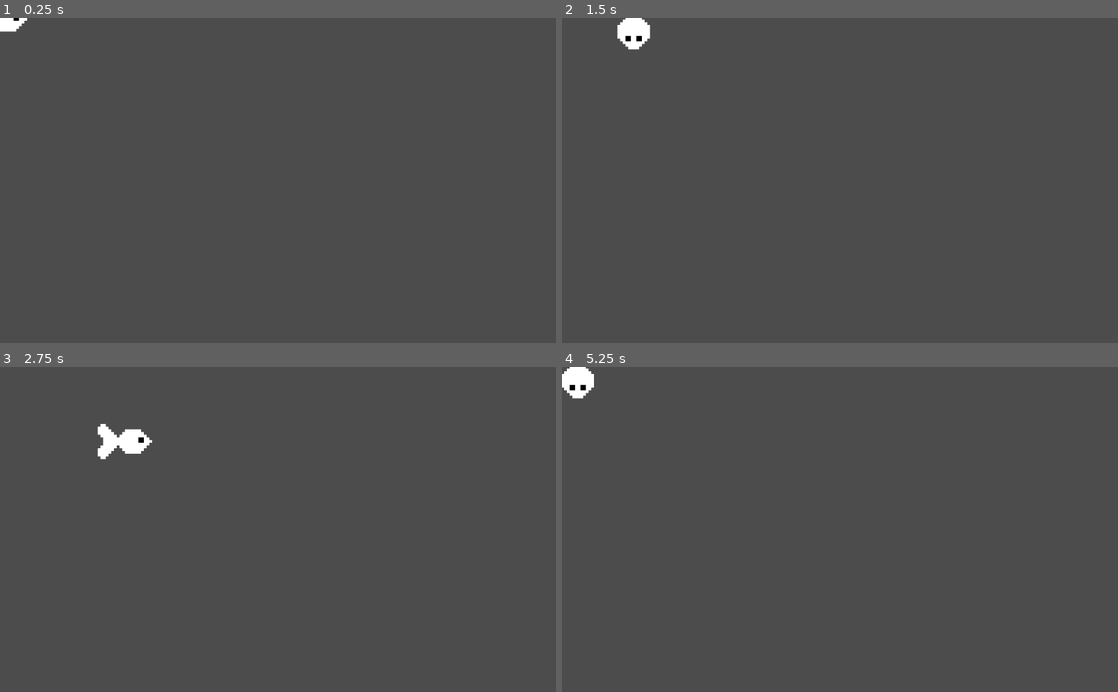
Above: before the commit, frames 1-4 (two rows, left to right).
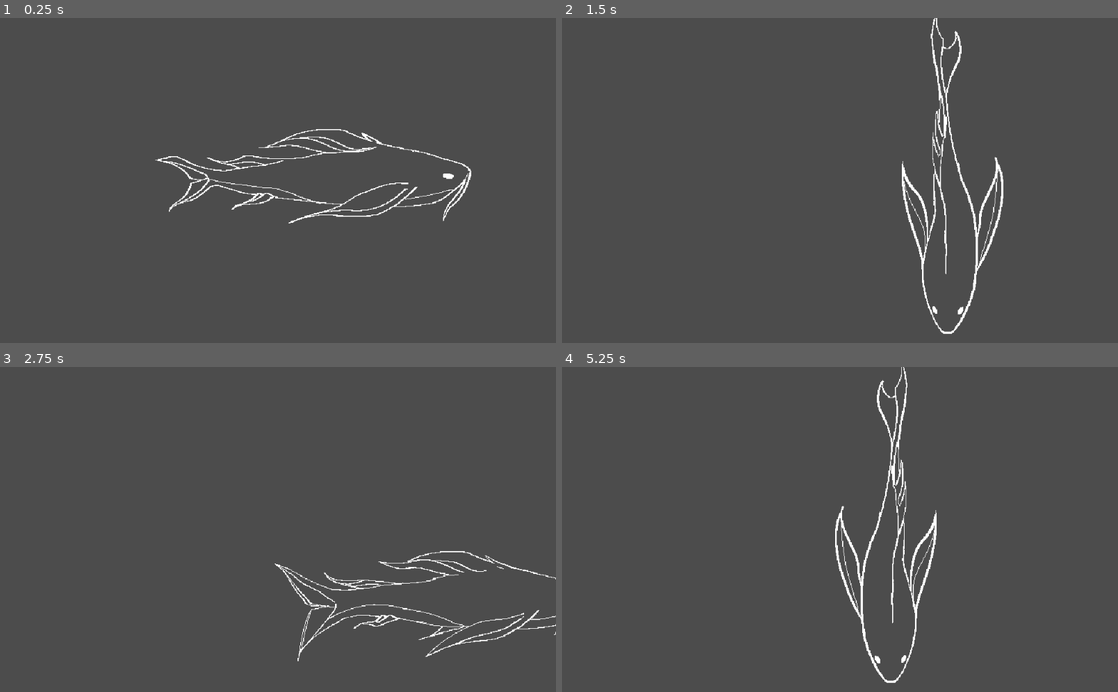
Above: after the commit, the same moments.

Repository: Alaliszon121/BlackAndWhiteGameJam
Game: Godot game, scene res://Player/Player.tscn
Same seed, same stepped clock (60 frames per second), same inputs: the game is played once before the commit and once after it. The project has no main scene, so this scene is started directly.
Inputs:
- Up to frame 1 (0.25 s): no input
- Up to frame 2 (1.5 s): hold Right (ui_right) 0.53-1.28 s; hold Down (ui_down) from 1.28 s (still down)
- Up to frame 3 (2.75 s): release Down (ui_down) at 2.03 s; hold Right (ui_right) from 2.03 s (still down)
- Up to frame 4 (5.25 s): release Right (ui_right) at 2.78 s; hold Up (ui_up) 2.78-3.53 s; hold Left (ui_left) 3.53-5.03 s; hold Down (ui_down) from 5.03 s (still down)

The runs differ from the first frame. In frame 1, 1.8% of the frame differs, in the area x 0-85%, y 0-64%; in frame 2, 2.3%, in the area x 9-80%, y 0-98%; in frame 3, 2.0%; in frame 4, 2.3%.

Commit message:
Fish animation

Diff:
--- a/MazeInTheDeep/Player/Player.tscn
+++ b/MazeInTheDeep/Player/Player.tscn
@@ -1,30 +1,77 @@
-[gd_scene load_steps=24 format=2]
-
-[ext_resource path="res://ASSETS/player/fish1.png" type="Texture" id=1]
+[gd_scene load_steps=37 format=2]
+
+[ext_resource path="res://ASSETS/Fish- Side.png" type="Texture" id=1]
 [ext_resource path="res://Player/Player.gd" type="Script" id=2]
-[ext_resource path="res://ASSETS/player/fish2.png" type="Texture" id=3]
+[ext_resource path="res://ASSETS/Fish- Up.png" type="Texture" id=4]
+
+[sub_resource type="AtlasTexture" id=33]
+atlas = ExtResource( 1 )
+region = Rect2( 0, 0, 512, 512 )
+
+[sub_resource type="AtlasTexture" id=34]
+atlas = ExtResource( 1 )
+region = Rect2( 512, 0, 512, 512 )
+
+[sub_resource type="AtlasTexture" id=35]
+atlas = ExtResource( 1 )
+region = Rect2( 1024, 0, 512, 512 )
+
+[sub_resource type="AtlasTexture" id=36]
+atlas = ExtResource( 1 )
+region = Rect2( 1536, 0, 512, 512 )
+
+[sub_resource type="AtlasTexture" id=37]
+atlas = ExtResource( 1 )
+region = Rect2( 2048, 0, 512, 512 )
+
+[sub_resource type="AtlasTexture" id=25]
+atlas = ExtResource( 4 )
+region = Rect2( 0, 0, 512, 512 )
+
+[sub_resource type="AtlasTexture" id=26]
+atlas = ExtResource( 4 )
+region = Rect2( 512, 0, 512, 512 )
+
+[sub_resource type="AtlasTexture" id=27]
+atlas = ExtResource( 4 )
+region = Rect2( 0, 0, 512, 512 )
+
+[sub_resource type="AtlasTexture" id=28]
+atlas = ExtResource( 4 )
+region = Rect2( 1024, 0, 512, 512 )
+
+[sub_resource type="AtlasTexture" id=29]
+atlas = ExtResource( 4 )
+region = Rect2( 2048, 0, 512, 512 )
+
+[sub_resource type="AtlasTexture" id=30]
+atlas = ExtResource( 4 )
+region = Rect2( 1536, 0, 512, 512 )
+
+[sub_resource type="AtlasTexture" id=31]
+atlas = ExtResource( 4 )
+region = Rect2( 2048, 0, 512, 512 )
+
+[sub_resource type="AtlasTexture" id=32]
+atlas = ExtResource( 4 )
+region = Rect2( 1024, 0, 512, 512 )
 
 [sub_resource type="SpriteFrames" id=1]
 animations = [ {
-"frames": [ ExtResource( 3 ) ],
-"loop": true,
-"name": "down",
-"speed": 5.0
-}, {
-"frames": [ ExtResource( 1 ) ],
+"frames": [ SubResource( 33 ), SubResource( 34 ), SubResource( 35 ), SubResource( 34 ), SubResource( 33 ), SubResource( 36 ), SubResource( 37 ), SubResource( 36 ) ],
 "loop": true,
 "name": "right",
-"speed": 5.0
+"speed": 6.0
 }, {
-"frames": [ ExtResource( 3 ) ],
+"frames": [ SubResource( 25 ), SubResource( 26 ), SubResource( 27 ), SubResource( 28 ), SubResource( 29 ), SubResource( 30 ), SubResource( 31 ), SubResource( 32 ) ],
 "loop": true,
 "name": "up",
-"speed": 5.0
+"speed": 4.0
 } ]
 
-[sub_resource type="CapsuleShape2D" id=6]
-radius = 7.0
-height = 6.0
+[sub_resource type="CapsuleShape2D" id=38]
+radius = 5.4
+height = 4.0
 
 [sub_resource type="Animation" id=3]
 resource_name = "Walk Down"
@@ -272,16 +319,21 @@
 [sub_resource type="AnimationNodeStateMachinePlayback" id=20]
 
 [node name="Player" type="KinematicBody2D"]
+position = Vector2( 474, 328 )
 scale = Vector2( 5, 5 )
 script = ExtResource( 2 )
 
 [node name="AnimatedSprite" type="AnimatedSprite" parent="."]
+position = Vector2( 20.6, -7 )
+scale = Vector2( 0.25, 0.25 )
 frames = SubResource( 1 )
 animation = "right"
+frame = 3
+playing = true
 
 [node name="CollisionShape2D" type="CollisionShape2D" parent="."]
-rotation = 1.5708
-shape = SubResource( 6 )
+position = Vector2( 20.8, -7 )
+shape = SubResource( 38 )
 
 [node name="AnimationPlayer" type="AnimationPlayer" parent="."]
 "anims/Walk Down" = SubResource( 3 )
Binary file added: MazeInTheDeep/ASSETS/Fish- Side.png
Not shown, added: MazeInTheDeep/ASSETS/Fish- Side.png.import
Binary file added: MazeInTheDeep/ASSETS/Fish- Up.png
Not shown, added: MazeInTheDeep/ASSETS/Fish- Up.png.import
